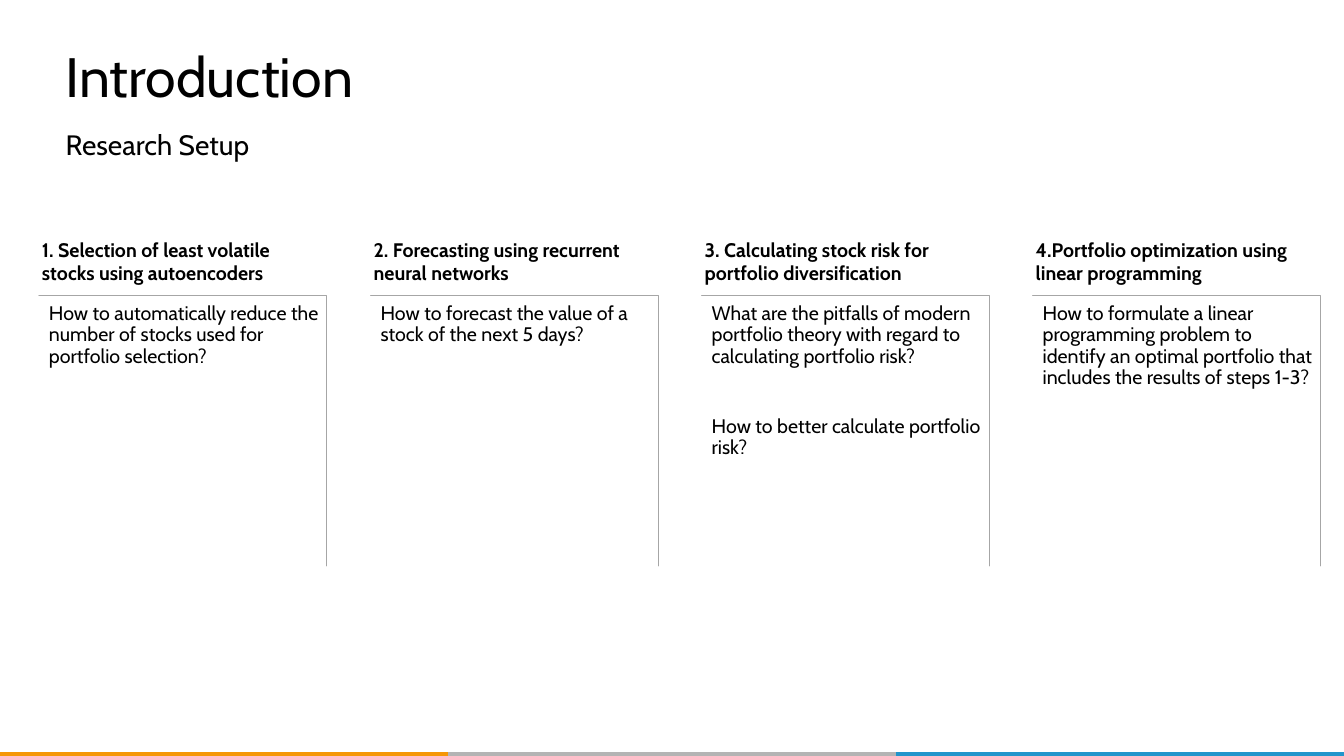
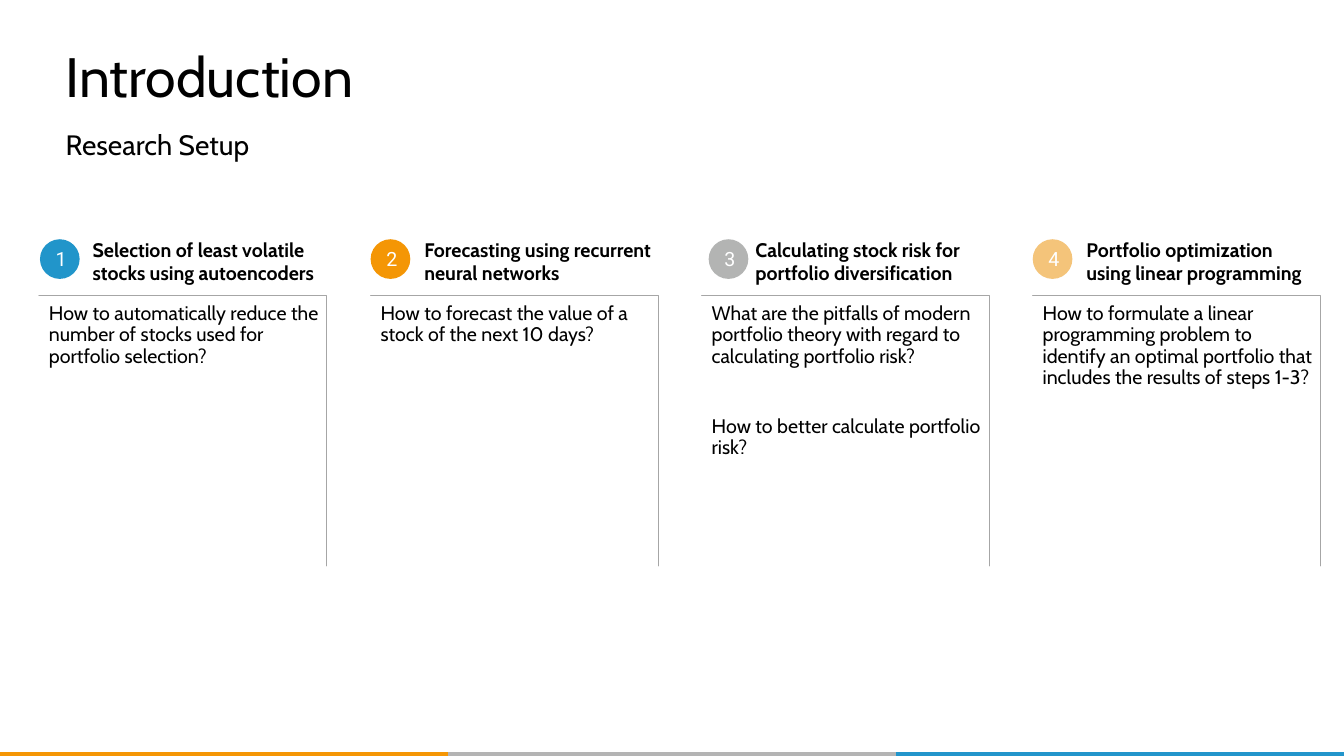
Before and after one commit to QUER01/FinanceModule, a slide deck: slide 3 of docs/dlw_conference_presentation.pptx (slide 5 before the commit). Drawn at 1344x756 pixels with LibreOffice and Linux fonts; fonts in the diff are those of the drawing; background and template pictures are left out. Boxes give left, top, right and bottom in pixels: in the first picture for what was removed or moved away, otherwise in the second. Text is boxed around its words. In the diff, an @@ line names an element or a change of style, - is before the commit and + after.

```diff
--- a/docs/dlw_conference_presentation.pptx
+++ b/docs/dlw_conference_presentation.pptx
@@ ellipse added at <box>40,239,80,278</box>, fill #2195CA, 14 pt, text #FFFFFF @@
+1
@@ ellipse added at <box>371,239,410,278</box>, fill #F49605, 14 pt, text #FFFFFF @@
+2
@@ ellipse added at <box>709,239,748,278</box>, fill #B3B4B3, 14 pt, text #FFFFFF @@
+3
@@ ellipse added at <box>1033,239,1073,278</box>, fill #F4C47A, 14 pt, text #FFFFFF @@
+4
@@ text at <box>93,242,314,285</box>: text changed @@
-1. Selection of least volatile stocks using autoencoders
+Selection of least volatile stocks using autoencoders
@@ text at <box>424,243,651,281</box>: text changed @@
-2. Forecasting using recurrent neural networks
+Forecasting using recurrent neural networks
@@ text at <box>755,242,960,285</box>: text changed @@
-3. Calculating stock risk for portfolio diversification
+Calculating stock risk for portfolio diversification
@@ text at <box>1086,242,1301,285</box>: text changed @@
-4.Portfolio optimization using linear programming
+Portfolio optimization using linear programming
@@ text in half frame at <box>381,305,627,346</box>: text changed @@
-How to forecast the value of a stock of the next 5 days?
+How to forecast the value of a stock of the next 10 days?
```
Also in this commit, not shown: 27 other slides changed, 4 slides added, 1 other file.
